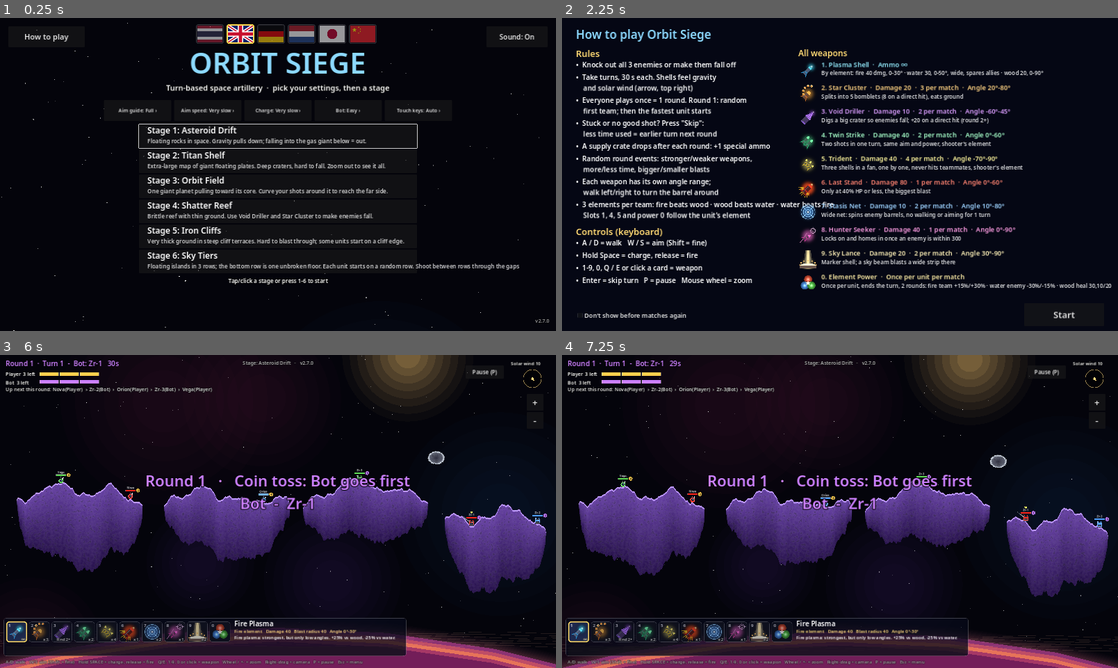
Above: before the commit, frames 1-4 (two rows, left to right).
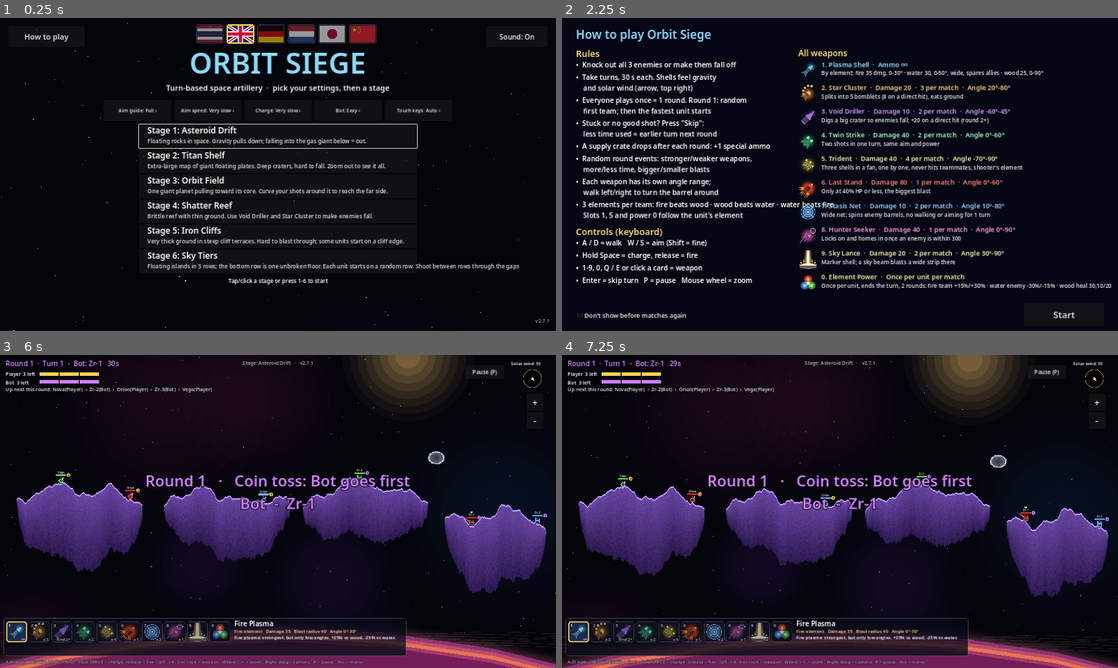
Above: after the commit, the same moments.

Repository: Pid924/OrbitSiege
Game: Godot game, scene res://scenes/menu.tscn
Same seed, same stepped clock (60 frames per second), same inputs: the game is played once before the commit and once after it.
Inputs (mouse positions are in pixels of both pictures, inside the frame that each line leads up to):
- Up to frame 1 (0.25 s): no input
- Up to frame 2 (2.25 s): click "Bot: Easy ›" at 0.5 s; click "Bot: Normal ›" at 1.25 s; click "Stage 1: Asteroid Drift" at 2 s
- Up to frame 3 (6 s): click "Stage 1: Asteroid Drift" at 2.75 s; click "Don't show before matches aga…" at 3.5 s; click "Don't show before matches aga…" at 4.25 s; click "Don't show before matches aga…" at 5 s; click "Start" at 5.75 s
- Up to frame 4 (7.25 s): tap Enter at 6.5 s; move the mouse to (962, 495) at 6.52 s; hold D from 6.53 s (still down); hold Shift from 6.53 s (still down); click (962, 495) at 6.67 s; tap Space at 6.77 s

The runs differ from the first frame. In frame 1, less than 0.1% of the frame differs, in the area x 98-99%, y 96-98%; in frame 2, 0.5%, in the area x 8-84%, y 16-65%; in frame 3, less than 0.1%; in frame 4, less than 0.1%.

Commit message:
2.7.1: Twin Strike loses the element edge; element plasma 35/30/25
Co-Authored-By: Claude Opus 5.5 <noreply@anthropic.com>
Claude-Session: https://claude.ai/code/session_01Lo9zaQgDYn7BjieRUw61Dn

Diff:
--- a/project.godot
+++ b/project.godot
@@ -5,7 +5,7 @@
 
 config/name="Orbit Siege"
 config/description="Turn-based space artillery prototype."
-config/version="2.7.0"
+config/version="2.7.1"
 config/icon="res://icon.png"
 run/main_scene="res://scenes/menu.tscn"
 config/features=PackedStringArray("4.2", "GL Compatibility")
--- a/scripts/game/game_settings.gd
+++ b/scripts/game/game_settings.gd
@@ -48,7 +48,7 @@
 
 ## How much of the predicted flight path the human player sees, in seconds of flight.
 const GUIDE_OPTIONS := [["ปิด", 0.0], ["สั้น", 0.35], ["กลาง", 0.9], ["ยาว", 2.0], ["เต็มเส้น", 12.0]]
-const VERSION := "2.7.0"
+const VERSION := "2.7.1"
 
 ## [label, seconds to fill the charge bar] for the human player.
 const CHARGE_OPTIONS := [["ช้ามาก", 5.0], ["ช้า", 3.6], ["ปกติ", 2.6], ["เร็ว", 1.6]]
--- a/scripts/game/i18n_table.gd
+++ b/scripts/game/i18n_table.gd
@@ -68,9 +68,9 @@
 	"ทั้งทีมดาเมจ +25% เป็นเวลา 2 รอบ (นับรอบนี้) ใช้ได้ครั้งเดียว กดแล้วยังยิงต่อได้": ["Your team deals +25% damage for  …(330 unchanged characters)…
 	"ทีมศัตรูดาเมจ -25% เป็นเวลา 2 รอบ (นับรอบนี้) ใช้ได้ครั้งเดียว กดแล้วยังยิงต่อได้": ["The enemy team deals -25% damag …(356 unchanged characters)…
 	"ทั้งทีม +15 HP ทันที และอีก 15 ตอนเริ่มรอบหน้า (2 รอบ) ใช้ได้ครั้งเดียว กดแล้วยังยิงต่อได้": ["Your whole team heals  …(380 unchanged characters)…
-	"ตามธาตุ: ไฟ ดาเมจ 40 มุม 0-30 · น้ำ 30 มุม 0-50 วงกว้าง ไม่โดนเพื่อน · ไม้ 20 มุม 0-90": ["By element: fire 40 dmg, 0-30° · water 30, 0-50°, wide, spares allies · wood 20, 0-90°", "Je Element: Feuer 40 Schaden, 0-30° · Wasser 30, 0-50°, breit, schont Verbündete · Holz 20, 0-90°", "Per element: vuur 40 schade, 0-30° · water 30, 0-50°, breed, spaart teamgenoten · hout 20, 0-90°", "属性別：火 40ダメ 0-30° · 水 30 0-50° 広範囲・味方無傷 · 木 20 0-90°", "按属性：火 40伤害 0-30° · 水 30 0-50° 范围大不伤友 · 木 20 0-90°"],
+	"ตามธาตุ: ไฟ ดาเมจ 35 มุม 0-30 · น้ำ 30 มุม 0-50 วงกว้าง ไม่โดนเพื่อน · ไม้ 25 มุม 0-90": ["By element: fire 35 dmg, 0-30° · water 30, 0-50°, wide, spares allies · wood 25, 0-90°", "Je Element: Feuer 35 Schaden, 0-30° · Wasser 30, 0-50°, breit, schont Verbündete · Holz 25, 0-90°", "Per element: vuur 35 schade, 0-30° · water 30, 0-50°, breed, spaart teamgenoten · hout 25, 0-90°", "属性別：火 35ダメ 0-30° · 水 30 0-50° 広範囲・味方無傷 · 木 25 0-90°", "按属性：火 35伤害 0-30° · 水 30 0-50° 范围大不伤友 · 木 25 0-90°"],
 	"ตัวละ 1 ครั้ง ไม่เสียตา: ไฟ ทีมดาเมจ +25% · น้ำ ศัตรูดาเมจ -25% · ไม้ ทีม +15 HP (2 รอบ)": ["Once per unit, keeps you …(401 unchanged characters)…
-	"ทีมละ 3 ธาตุ: ไฟ ชนะ ไม้ · ไม้ ชนะ น้ำ · น้ำ ชนะ ไฟ\nเบอร์ 1, 4, 5 และท่าพิเศษเบอร์ 0 เป็นไปตามธาตุ": ["3 elements per team: fire beats wood · wood beats water · water beats fire\nSlots 1, 4, 5 and power 0 follow the unit's element", "3 Elemente pro Team: Feuer schlägt Holz · Holz schlägt Wasser · Wasser schlägt Feuer\nSlot 1, 4, 5 und Kraft 0 folgen dem Element", "3 elementen per team: vuur wint van hout · hout van water · water van vuur\nSlot 1, 4, 5 en kracht 0 volgen het element", "各チーム3属性：火は木に強い・木は水に強い・水は火に強い\n1・4・5番と0番の技は属性で変わる", "每队3种属性：火克木·木克水·水克火\n1、4、5号和0号技能随属性变化"],
+	"ทีมละ 3 ธาตุ: ไฟ ชนะ ไม้ · ไม้ ชนะ น้ำ · น้ำ ชนะ ไฟ\nเบอร์ 1, 5 และท่าพิเศษเบอร์ 0 เป็นไปตามธาตุ": ["3 elements per team: fire beats wood · wood beats water · water beats fire\nSlots 1, 5 and power 0 follow the unit's element", "3 Elemente pro Team: Feuer schlägt Holz · Holz schlägt Wasser · Wasser schlägt Feuer\nSlot 1, 5 und Kraft 0 folgen dem Element", "3 elementen per team: vuur wint van hout · hout van water · water van vuur\nSlot 1, 5 en kracht 0 volgen het element", "各チーム3属性：火は木に強い・木は水に強い・水は火に強い\n1・5番と0番の技は属性で変わる", "每队3种属性：火克木·木克水·水克火\n1、5号和0号技能随属性变化"],
 	"กล่องวาร์ปโผล่ขึ้นมา!": ["A warp crate appeared!", "Eine Warpkiste ist aufgetaucht!", "Er is een warpkist verschenen!", "ワープ箱が出現！", "传送箱出现了！"],
 	"กล่องหายไป": ["Crate vanished", "Kiste verschwunden", "Kist verdwenen", "箱が消えた", "箱子消失了"],
 	"คุณ": ["You", "Du", "Jij", "あなた", "你"],
@@ -148,7 +148,7 @@
 	"กระสุนพลาสมามาตรฐาน ระเบิดวงกว้าง ดาเมจสูง ใช้ได้ไม่จำกัด": ["Standard plasma shell. Wide blast, high damage, unlimit …(199 unchanged characters)…
 	"กระทบแล้วแตกเป็นลูกย่อย 5 ลูก ถ้าโดนตัวศัตรูจัง ๆ แตก 8 ลูก กินพื้นหายไปเยอะ ทำให้ศัตรูร่วงได้": ["Splits into 5 bomb …(359 unchanged characters)…
 	"เจาะทะลุพื้นเป็นอุโมงค์กว้าง แล้วทลายพื้นเป็นหลุมใหญ่ (รัศมี 78) ทำให้ศัตรูร่วง ดาเมจ 10 ถ้าโดนตัวก่อนเจาะพื้น +20 ใช …(531 unchanged characters)…
-	"ยิงได้ 2 ครั้งในตาเดียว ด้วยมุมและแรงเดิม นัดที่สองซ้ำจุดเดิมให้หลุมลึกขึ้น\nใช้ธาตุของคนยิง ชนะธาตุ +25% แพ้ธาตุ -25%": ["Fires twice in one turn with the same aim and power; the second shell digs deeper.\nUses the shooter's element: +25% vs the element it beats, -25% vs the one that beats it.", "Feuert zweimal pro Zug mit gleichem Winkel und gleicher Kraft; der zweite Schuss gräbt tiefer.\nNutzt das Element des Schützen: +25% gegen das unterlegene, -25% gegen das überlegene Element.", "Vuurt twee keer per beurt met dezelfde hoek en kracht; het tweede schot graaft dieper.\nGebruikt het element van de schutter: +25% tegen het zwakkere, -25% tegen het sterkere element.", "同じ角度と強さで1ターンに2回撃つ。\n2発目で穴がさらに深くなる。\n撃つユニットの属性：有利+25%、不利-25%。", "一回合以相同角度和力度发射两次，\n第二发让坑更深。\n使用射手属性：克制+25%，被克-25%。"],
+	"ยิงได้ 2 ครั้งในตาเดียว ด้วยมุมและแรงเดิม นัดที่สองซ้ำจุดเดิมให้หลุมลึกขึ้น": ["Fires twice in one turn with the same aim and power; the second shell digs deeper.", "Feuert zweimal pro Zug mit gleichem Winkel und gleicher Kraft; der zweite Schuss gräbt tiefer.", "Vuurt twee keer per beurt met dezelfde hoek en kracht; het tweede schot graaft dieper.", "同じ角度と強さで1ターンに2回撃つ。\n2発目で穴がさらに深くなる。", "一回合以相同角度和力度发射两次，\n第二发让坑更深。"],
 	"ยิง 3 นัดแบบพัด ทีละนัดห่างกัน 0.5 วินาที เล็งได้ทุกมุม ลูกข้างโดนลมแรงกว่าลูกหลัก ไม่โดนเพื่อนร่วมทีม\nใช้ธาตุของคนย …(848 unchanged characters)…
 	"ปลดล็อกเมื่อเลือดเหลือไม่เกิน 40% ระเบิดรุนแรงที่สุดในเกม ใช้ได้ครั้งเดียว": ["Unlocks at 40% HP or less. The stronge …(260 unchanged characters)…
 	"ปล่อยตาข่ายพลังงานวงกว้าง ศัตรูในวงโดนสุ่มมุมปืนใหม่ และจะเดินและหมุนปืนไม่ได้ในตาถัดไปของตัวเอง\nถ้าโดนซ้ำตอนติดตาข่ …(882 unchanged characters)…
@@ -160,7 +160,7 @@
 	"กระสุนพื้นฐาน ระเบิดวงกว้าง ใช้ได้ตลอด": ["Basic shell, wide blast, always available", "Standardgranate, große Explosion, immer verfügbar", "Standaardgranaat, grote explosie, altijd beschikbaar", "基本の弾。爆発範囲が広く、いつでも使える", "基础弹，爆炸范围大，随时可用"],
 	"แตกเป็นลูกย่อย 5 ลูก โดนตัวจัง ๆ แตก 8 ลูก กินพื้นเยอะ": ["Splits into 5 bomblets (8 on a direct hit), eats ground", "5 Bomblets (8 bei Volltreffer), frisst viel Boden", "5 bommetjes (8 bij voltreffer), vreet grond weg", "子弾5個（直撃で8個）に分裂、地面を大きく削る", "分裂5颗子弹（直接命中8颗），大量削地"],
 	"เจาะพื้นเป็นหลุมใหญ่ ทำให้ศัตรูร่วง โดนตัวตรงๆ +20 ใช้ได้ตั้งแต่รอบ 2": ["Digs a big crater so enemies fall; +20 on a …(225 unchanged characters)…
-	"ยิง 2 นัดในตาเดียว มุมและแรงเดิม ใช้ธาตุของคนยิง": ["Two shots in one turn, same aim and power, shooter's element", "Zwei Schüsse pro Zug, gleiches Zielen, Element des Schützen", "Twee schoten per beurt, zelfde richting, element van de schutter", "1ターンに同じ狙いで2発（撃ち手の属性）", "一回合两发，角度力度相同（射手属性）"],
+	"ยิง 2 นัดในตาเดียว มุมและแรงเดิม": ["Two shots in one turn, same aim and power", "Zwei Schüsse pro Zug, gleiches Zielen", "Twee schoten per beurt, zelfde richting", "1ターンに同じ狙いで2発", "一回合两发，角度力度相同"],
 	"ยิง 3 นัดแบบพัด ทีละนัด ไม่โดนเพื่อน ใช้ธาตุของคนยิง": ["Three shells in a fan, one by one, never hits teammates, sho …(248 unchanged characters)…
 	"ตาข่ายวงกว้าง สุ่มมุมปืนศัตรู เดินและหมุนปืนไม่ได้ 1 ตา": ["Wide net: spins enemy barrels, no walking or aiming for 1 …(212 unchanged characters)…
 	"ใช้ได้เมื่อ HP ไม่เกิน 40% ระเบิดแรงที่สุด": ["Only at 40% HP or less, the biggest blast", "Nur ab 40% HP oder weniger, stärkste Explosion", "Alleen bij 40% HP of minder, grootste explosie", "HP40%以下で使用可、最強の爆発", "HP不高于40%时可用，最强爆炸"],
--- a/scripts/sim/weapons.gd
+++ b/scripts/sim/weapons.gd
@@ -56,7 +56,7 @@
 		"desc": "กระสุนพลาสมา เปลี่ยนตามธาตุของตัวที่เล่น (ไฟ / น้ำ / ไม้) ใช้ได้ไม่จำกัด",
 	},
 	"plasma_fire": {
-		"name": "Fire Plasma", "radius": 40.0, "damage": 40.0, "elev": Vector2(0, 30), "element": "fire",
+		"name": "Fire Plasma", "radius": 40.0, "damage": 35.0, "elev": Vector2(0, 30), "element": "fire",
 		"color": Color(1.0, 0.25, 0.18), "icon": "res://assets/weapons/plasma_fire.png",
 		"desc": "พลาสมาธาตุไฟ แรงสุดแต่ยิงได้แค่มุมต่ำ ใส่ธาตุไม้แรงขึ้น 25% ใส่ธาตุน้ำเบาลง 25%",
 	},
@@ -66,7 +66,7 @@
 		"desc": "พลาสมาธาตุน้ำ ระเบิดกว้าง ไม่โดนพวกเดียวกัน ใส่ธาตุไฟแรงขึ้น 25% ใส่ธาตุไม้เบาลง 25%",
 	},
 	"plasma_wood": {
-		"name": "Wood Plasma", "radius": 30.0, "damage": 20.0, "elev": Vector2(0, 90), "element": "wood",
+		"name": "Wood Plasma", "radius": 30.0, "damage": 25.0, "elev": Vector2(0, 90), "element": "wood",
 		"color": Color(0.45, 0.9, 0.4), "icon": "res://assets/weapons/plasma_wood.png",
 		"desc": "พลาสมาธาตุไม้ ยิงได้ทุกมุมถึงตั้งฉาก ใส่ธาตุน้ำแรงขึ้น 25% ใส่ธาตุไฟเบาลง 25%",
 	},
@@ -103,8 +103,7 @@
 	"double": {
 		"name": "Twin Strike", "radius": 30.0, "damage": 40.0, "ammo": 2, "shots": 2, "elev": Vector2(0, 60),
 		"color": Color(0.5, 1.0, 0.7), "icon": "res://assets/weapons/double.png",
-		"elemental": true,
-		"desc": "ยิงได้ 2 ครั้งในตาเดียว ด้วยมุมและแรงเดิม นัดที่สองซ้ำจุดเดิมให้หลุมลึกขึ้น\nใช้ธาตุของคนยิง ชนะธาตุ +25% แพ้ธาตุ -25%",
+		"desc": "ยิงได้ 2 ครั้งในตาเดียว ด้วยมุมและแรงเดิม นัดที่สองซ้ำจุดเดิมให้หลุมลึกขึ้น",
 	},
 	"triple": {
 		"name": "Trident", "radius": 26.0, "damage": 40.0, "ammo": 4, "spread": 3, "spread_deg": 6.0, "volley_gap": 0.5, "side_wind_mult": 2.5, "friendly_safe": true, "elev": Vector2(-70, 90),
--- a/scripts/ui/how_to_play.gd
+++ b/scripts/ui/how_to_play.gd
@@ -11,10 +11,10 @@
 
 ## One short line per weapon (the full text is on the weapon panel in game).
 const TIPS := {
-	"plasma": "ตามธาตุ: ไฟ ดาเมจ 40 มุม 0-30 · น้ำ 30 มุม 0-50 วงกว้าง ไม่โดนเพื่อน · ไม้ 20 มุม 0-90",
+	"plasma": "ตามธาตุ: ไฟ ดาเมจ 35 มุม 0-30 · น้ำ 30 มุม 0-50 วงกว้าง ไม่โดนเพื่อน · ไม้ 25 มุม 0-90",
 	"cluster": "แตกเป็นลูกย่อย 5 ลูก โดนตัวจัง ๆ แตก 8 ลูก กินพื้นเยอะ",
 	"driller": "เจาะพื้นเป็นหลุมใหญ่ ทำให้ศัตรูร่วง โดนตัวตรงๆ +20 ใช้ได้ตั้งแต่รอบ 2",
-	"double": "ยิง 2 นัดในตาเดียว มุมและแรงเดิม ใช้ธาตุของคนยิง",
+	"double": "ยิง 2 นัดในตาเดียว มุมและแรงเดิม",
 	"triple": "ยิง 3 นัดแบบพัด ทีละนัด ไม่โดนเพื่อน ใช้ธาตุของคนยิง",
 	"rage": "ใช้ได้เมื่อ HP ไม่เกิน 40% ระเบิดแรงที่สุด",
 	"snare": "ตาข่ายวงกว้าง สุ่มมุมปืนศัตรู เดินและหมุนปืนไม่ได้ 1 ตา",
@@ -59,7 +59,7 @@
 		"จบทุกรอบมีกล่องเสบียงตก เก็บได้กระสุนพิเศษ +1",
 		"บางรอบมีเหตุการณ์สุ่ม: อาวุธแรงขึ้น/เบาลง\nเวลาเพิ่ม/ลด วงระเบิดกว้างขึ้น/แคบลง",
 		"อาวุธแต่ละแบบเล็งได้ในช่วงองศาของตัวเอง\nเดินซ้าย/ขวาเพื่อหันปืนไปอีกฝั่ง",
-		"ทีมละ 3 ธาตุ: ไฟ ชนะ ไม้ · ไม้ ชนะ น้ำ · น้ำ ชนะ ไฟ\nเบอร์ 1, 4, 5 และท่าพิเศษเบอร์ 0 เป็นไปตามธาตุ",
+		"ทีมละ 3 ธาตุ: ไฟ ชนะ ไม้ · ไม้ ชนะ น้ำ · น้ำ ชนะ ไฟ\nเบอร์ 1, 5 และท่าพิเศษเบอร์ 0 เป็นไปตามธาตุ",
 	]
 	var controls := [
 		"ลูกศรซ้าย/ขวา กดค้าง = เดิน",
Binary file changed: assets/fonts/noto-sans-ja-600.woff2
Binary file changed: assets/fonts/noto-sans-zh-600.woff2
Not shown, changed: CHANGELOG.md
Not shown, changed: docs/index.pck
